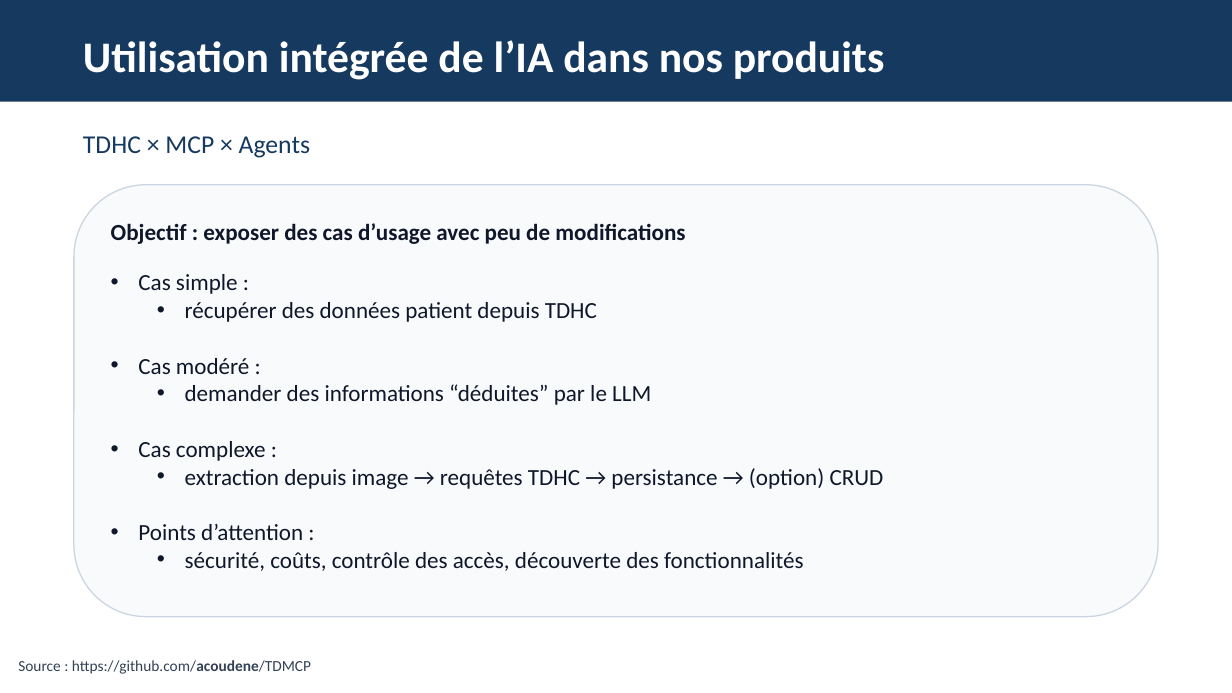
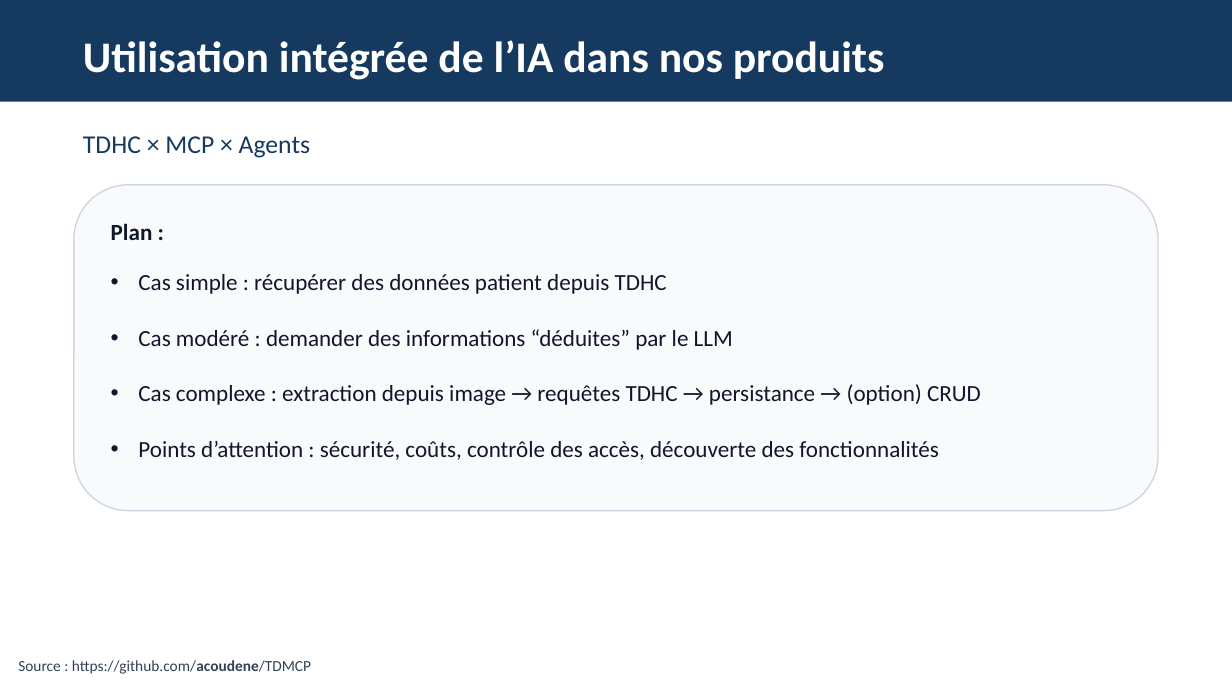
Before and after one commit to acoudene/TDMCP, a slide deck: slide 3 of TDHC/Resources/TDHC_IA_MCP_TDHC.pptx (slide 2 before the commit). Drawn at 1232x693 pixels with LibreOffice and Linux fonts; fonts in the diff are those of the drawing. Boxes give left, top, right and bottom in pixels: in the first picture for what was removed or moved away, otherwise in the second. Text is boxed around its words. In the diff, an @@ line names an element or a change of style, - is before the commit and + after.

Commit message:
Update powerpoint

```diff
--- a/TDHC/Resources/TDHC_IA_MCP_TDHC.pptx
+++ b/TDHC/Resources/TDHC_IA_MCP_TDHC.pptx
@@ rounded rectangle: place and size @@
-rounded rectangle at bbox=[74, 185, 1158, 616]
+rounded rectangle at bbox=[74, 185, 1158, 511]
@@ text at bbox=[111, 223, 153, 240]: text changed @@
-Objectif : exposer des cas d’usage avec peu de modifications
+Plan :
@@ text at bbox=[138, 274, 981, 460]: text changed @@
-• Cas simple :
-  • récupérer des données patient depuis TDHC
-• Cas modéré :
-  • demander des informations “déduites” par le LLM
-• Cas complexe :
-  • extraction depuis image → requêtes TDHC → persistance → (option) CRUD
-• Points d’attention :
-  • sécurité, coûts, contrôle des accès, découverte des fonctionnalités
+• Cas simple : récupérer des données patient depuis TDHC
+• Cas modéré : demander des informations “déduites” par le LLM
+• Cas complexe : extraction depuis image → requêtes TDHC → persistance → (option) CRUD
+• Points d’attention : sécurité, coûts, contrôle des accès, découverte des fonctionnalités
```
Also in this commit, not shown: 5 other slides changed, 2 slides added, 1 slide removed.
